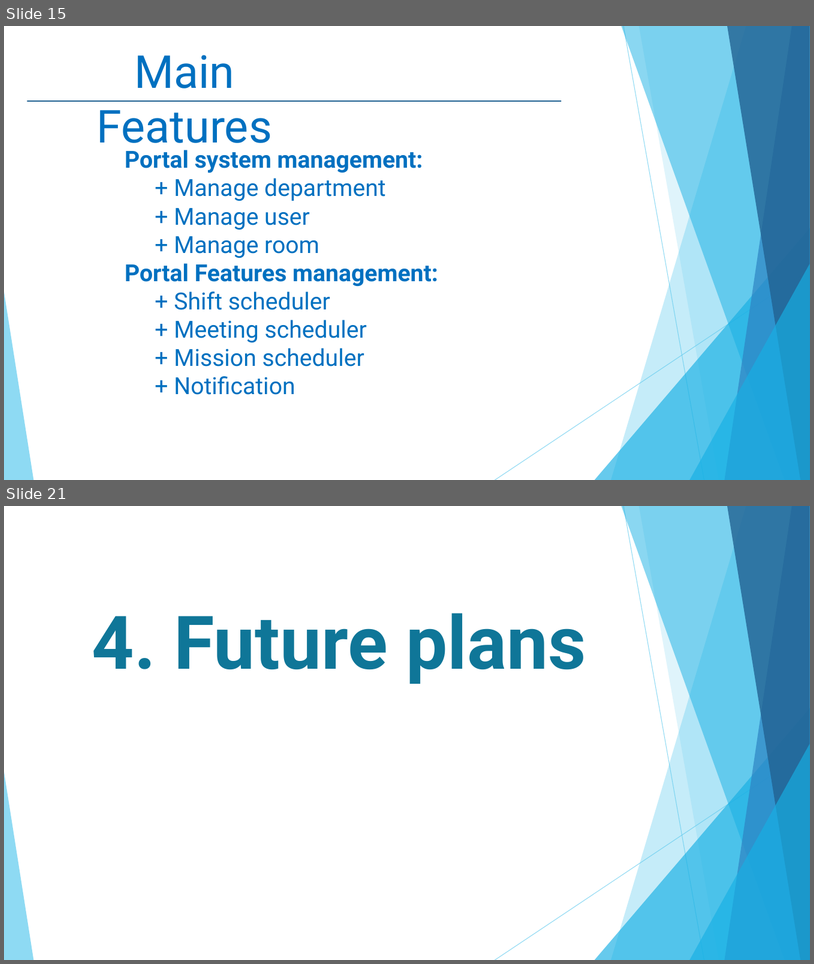
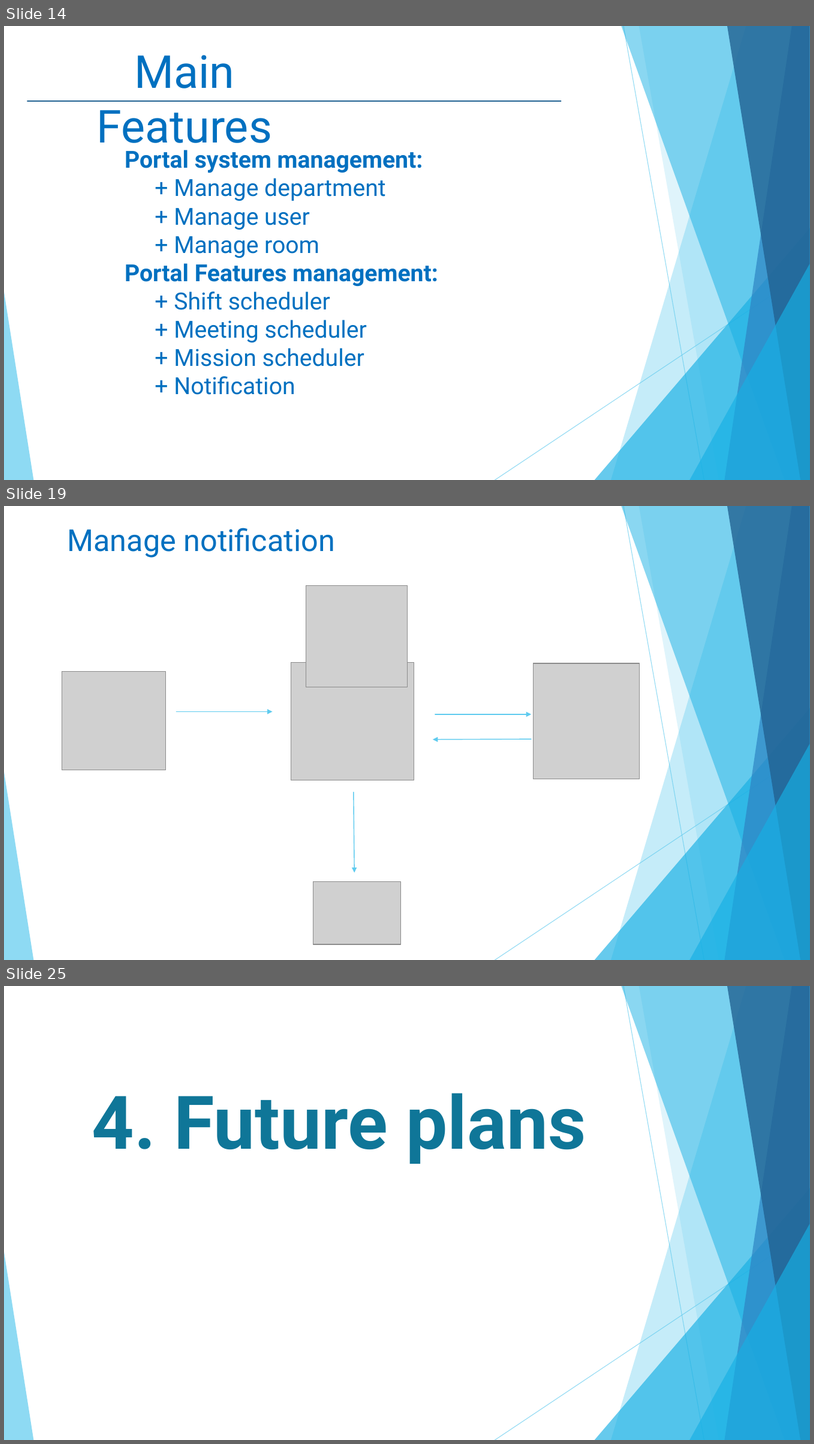
Before and after one commit to linhmimoza/Hospital_PortalExtra, a slide deck: Hospital.pptx. Shown one above the other, each under a label of ours: slides 15 and 21 before the commit, slides 14, 19 and 25 after it; the slides between them are not shown. The pictures are 814x964 and 814x1444 pixels, drawn with LibreOffice and Linux fonts; fonts in the diff are those of the drawing; grey boxes stand for pictures. Boxes give left, top, right and bottom in pixels: in the first picture for what was removed or moved away, otherwise in the second. Text is boxed around its words. In the diff, an @@ line names an element or a change of style, - is before the commit and + after.

```diff
--- a/Hospital.pptx
+++ b/Hospital.pptx
@@ slide 19 added at (4, 506, 810, 960), background #FFFFFF; not listed: 10 template elements that a slide beside it also shows @@
@@ text added at (68, 528, 335, 558), 36 pt, text #0070C0 @@
+Manage notification
@@ picture added at (306, 585, 408, 687) @@
@@ picture added at (291, 662, 415, 780) @@
@@ picture added at (533, 663, 640, 779) @@
@@ picture added at (62, 671, 166, 770) @@
@@ arrow added from (176, 712) to (273, 712), #5FCBEF 1 pt @@
@@ arrow added from (435, 714) to (531, 714), #5FCBEF 1 pt @@
@@ arrow added from (531, 739) to (433, 739), #5FCBEF 1 pt @@
@@ arrow added from (354, 792) to (355, 873), #5FCBEF 1 pt @@
@@ picture added at (313, 881, 400, 944) @@
@@ what was slide 15 is now slide 14 @@
@@ what was slide 21 is now slide 25 @@
```
Also in this commit, not shown: 6 slides changed, 7 other slides added, 3 slides removed, 4 other files.
